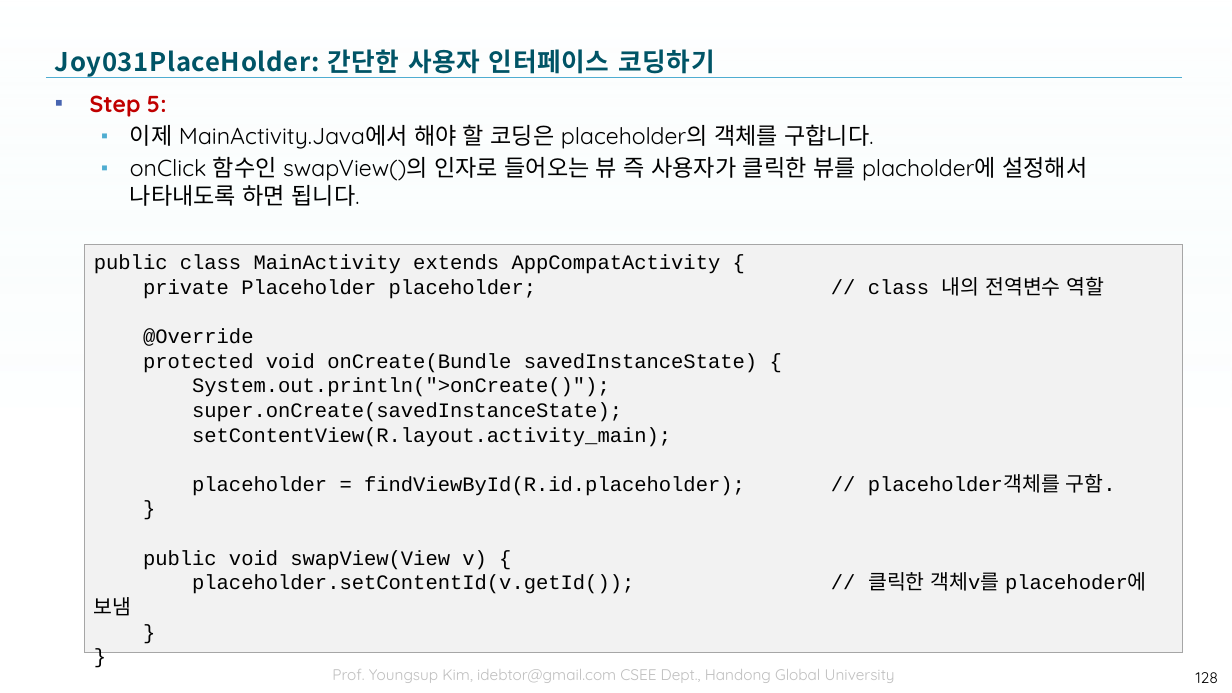
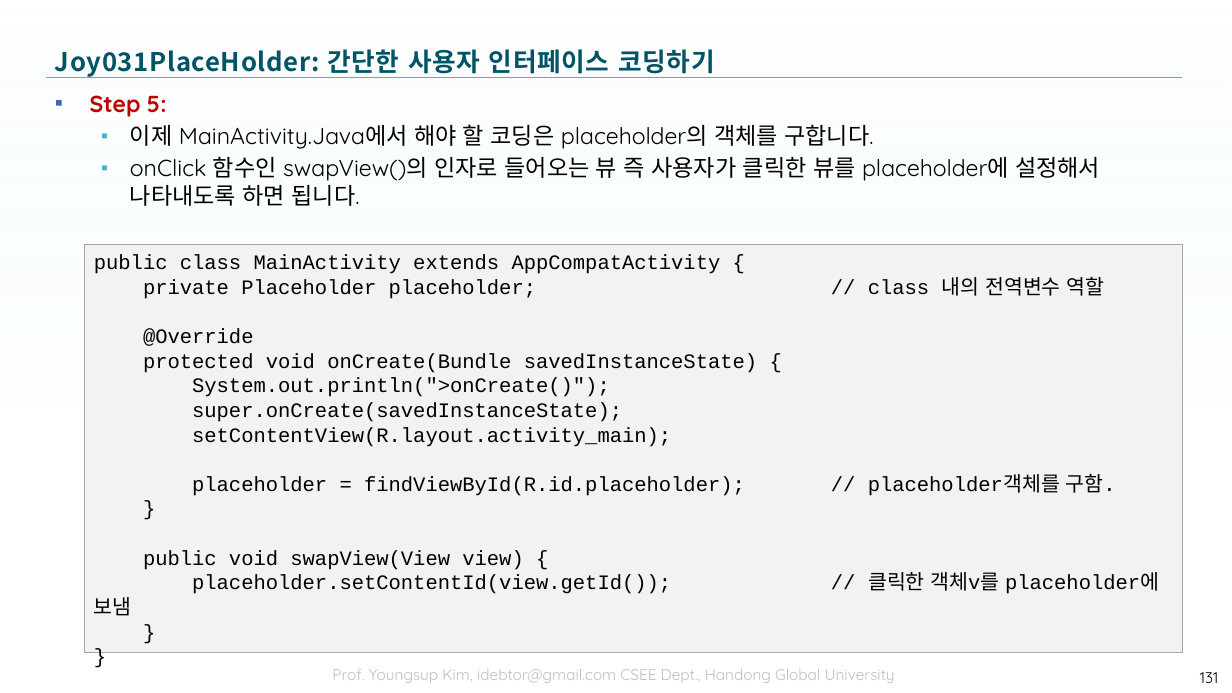
Before and after one commit to tae7841/HuStarAS, a slide deck: slide 131 of ppts/03Widget.pptx (slide 128 before the commit). Drawn at 1232x693 pixels with LibreOffice and Linux fonts; fonts in the diff are those of the drawing; background and template pictures are left out. Boxes give left, top, right and bottom in pixels: in the first picture for what was removed or moved away, otherwise in the second. Text is boxed around its words. In the diff, an @@ line names an element or a change of style, - is before the commit and + after.

```diff
--- a/ppts/03Widget.pptx
+++ b/ppts/03Widget.pptx
@@ text at <box>130,156,1100,206</box>: text changed @@
-  ▪ onClick 함수인 swapView()의 인자로 들어오는 뷰 즉 사용자가 클릭한 뷰를 placholder에 설정해서 나타내도록 하면 됩니다.
+  ▪ onClick 함수인 swapView()의 인자로 들어오는 뷰 즉 사용자가 클릭한 뷰를 placeholder에 설정해서 나타내도록 하면 됩니다.
@@ text in rectangle at <box>143,550,1159,594</box>: text changed @@
-public void swapView(View v) {
-placeholder.setContentId(v.getId()); // 클릭한 객체v를 placehoder에 보냄
+public void swapView(View view) {
+placeholder.setContentId(view.getId()); // 클릭한 객체v를 placeholder에 보냄
@@ page number at <box>1200,672,1218,683</box>: text changed @@
-128
+131
```
Also in this commit, not shown: 24 other slides changed, 15 slides added, 8 slides removed.
